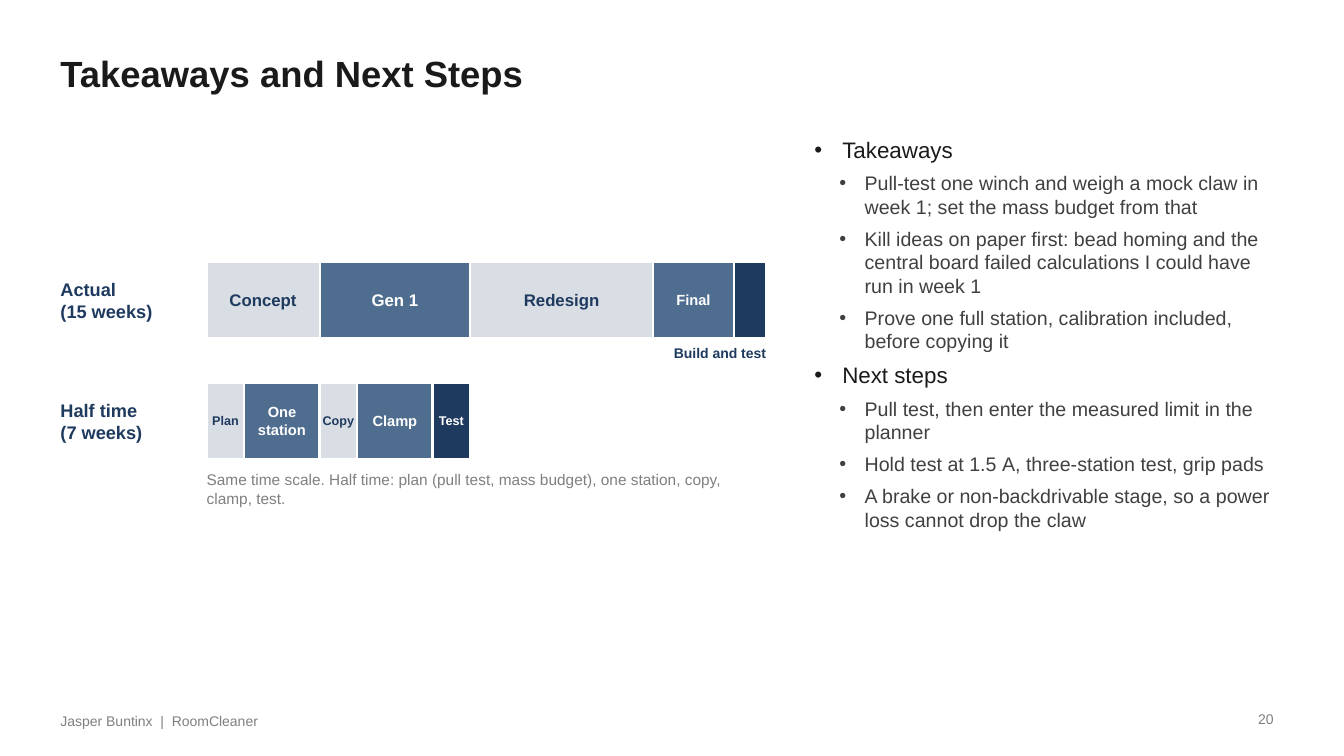
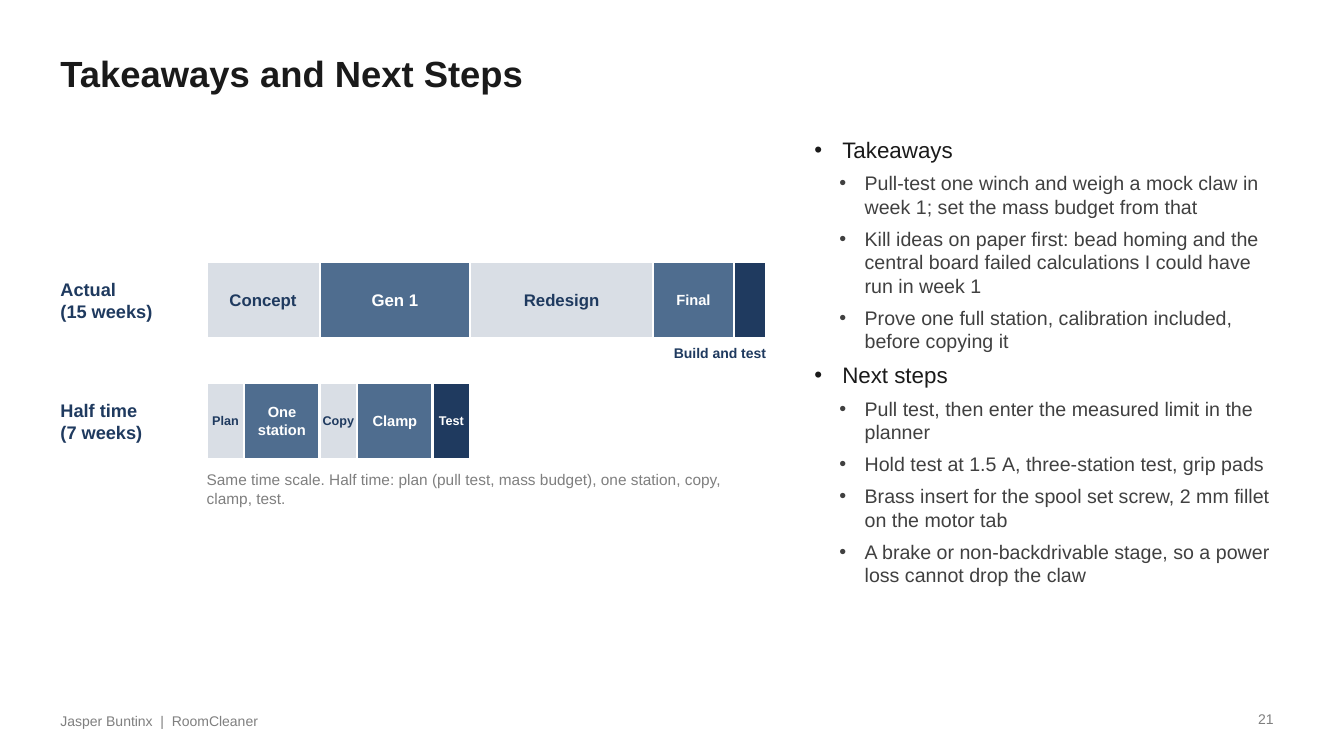
Before and after one commit to Jaspario1199/RoomCleaner, a slide deck: slide 21 of docs/presentation/deck_v8/RoomCleaner_Buntinx_Oct27_v8.pptx (slide 20 before the commit). Drawn at 1344x756 pixels with LibreOffice and Linux fonts; fonts in the diff are those of the drawing. Boxes give left, top, right and bottom in pixels: in the first picture for what was removed or moved away, otherwise in the second. Text is boxed around its words. In the diff, an @@ line names an element or a change of style, - is before the commit and + after.

```diff
--- a/docs/presentation/deck_v8/RoomCleaner_Buntinx_Oct27_v8.pptx
+++ b/docs/presentation/deck_v8/RoomCleaner_Buntinx_Oct27_v8.pptx
@@ text at box(865, 488, 1269, 527): paragraph added @@
+  • Brass insert for the spool set screw, 2 mm fillet on the motor tab
@@ page number at box(1258, 714, 1274, 724): text changed @@
-20
+21
```
Also in this commit, not shown: 2 other slides changed, 1 slide added, 4 other files.
